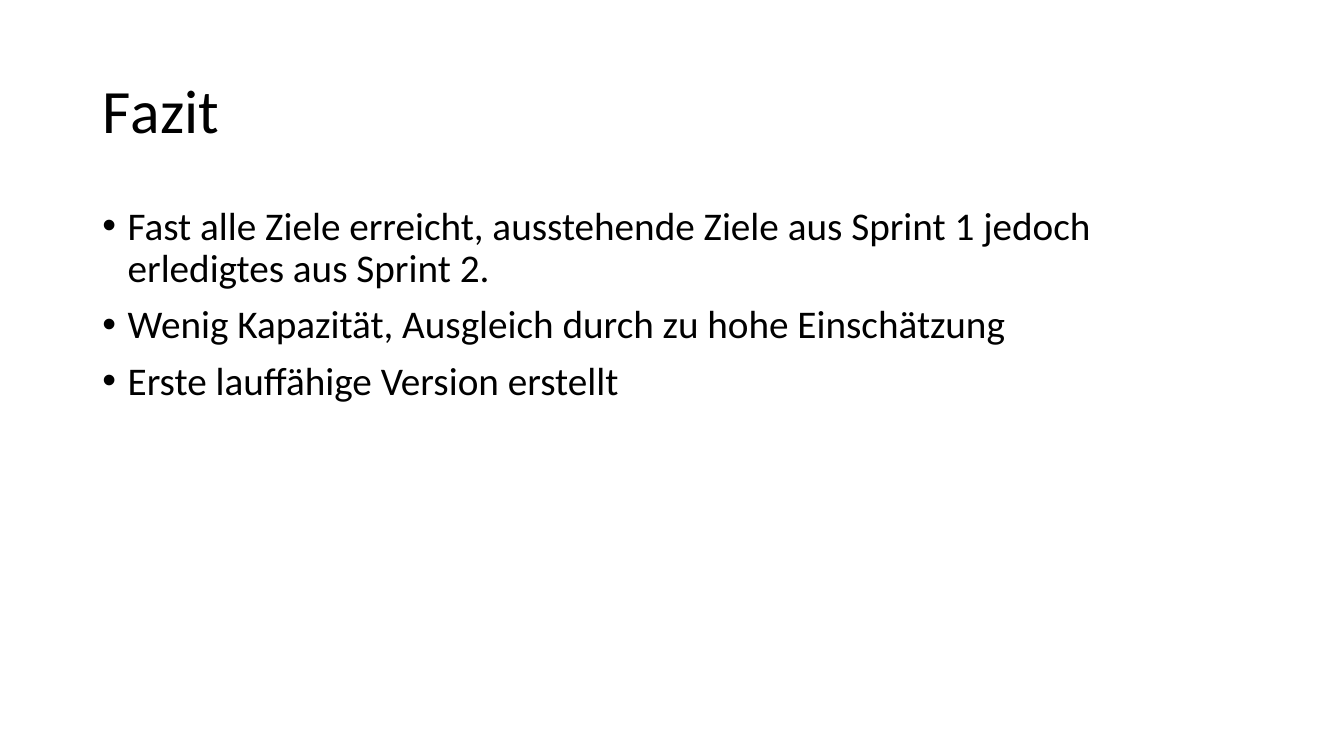
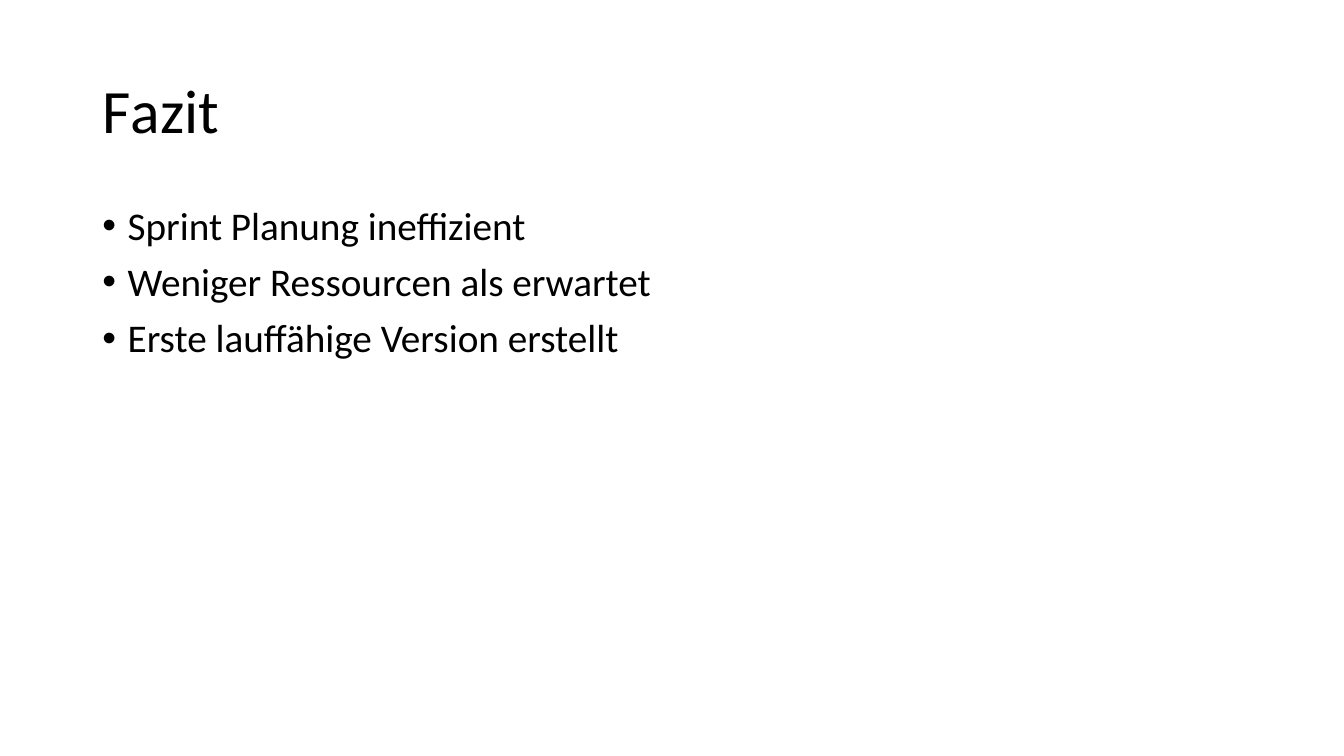
Before and after one commit to AdrianAulbach/CS1, a slide deck: slide 5 of doc/CS1/task10/Präsentation Task10.pptx. Drawn at 1344x756 pixels with LibreOffice and Linux fonts; fonts in the diff are those of the drawing. Boxes give left, top, right and bottom in pixels: in the first picture for what was removed or moved away, otherwise in the second. Text is boxed around its words. In the diff, an @@ line names an element or a change of style, - is before the commit and + after.

Commit message:
upd präsi, sprint 02 backlog

```diff
--- a/doc/CS1/task10/Präsentation Task10.pptx
+++ b/doc/CS1/task10/Präsentation Task10.pptx
@@ text at box(128, 212, 650, 303): text changed @@
-• Fast alle Ziele erreicht, ausstehende Ziele aus Sprint 1 jedoch erledigtes aus Sprint 2.
-• Wenig Kapazität, Ausgleich durch zu hohe Einschätzung
+• Sprint Planung ineffizient
+• Weniger Ressourcen als erwartet
```
Also in this commit, not shown: 2 other slides changed, 1 other file.
